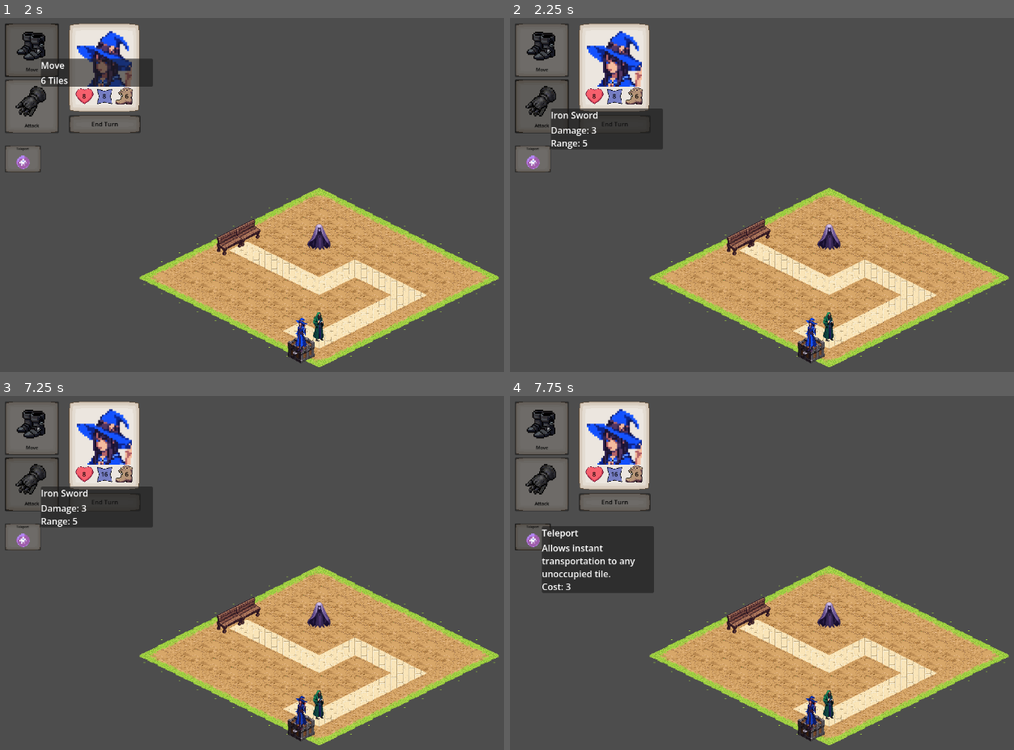
Above: before the commit, frames 1-4 (two rows, left to right).
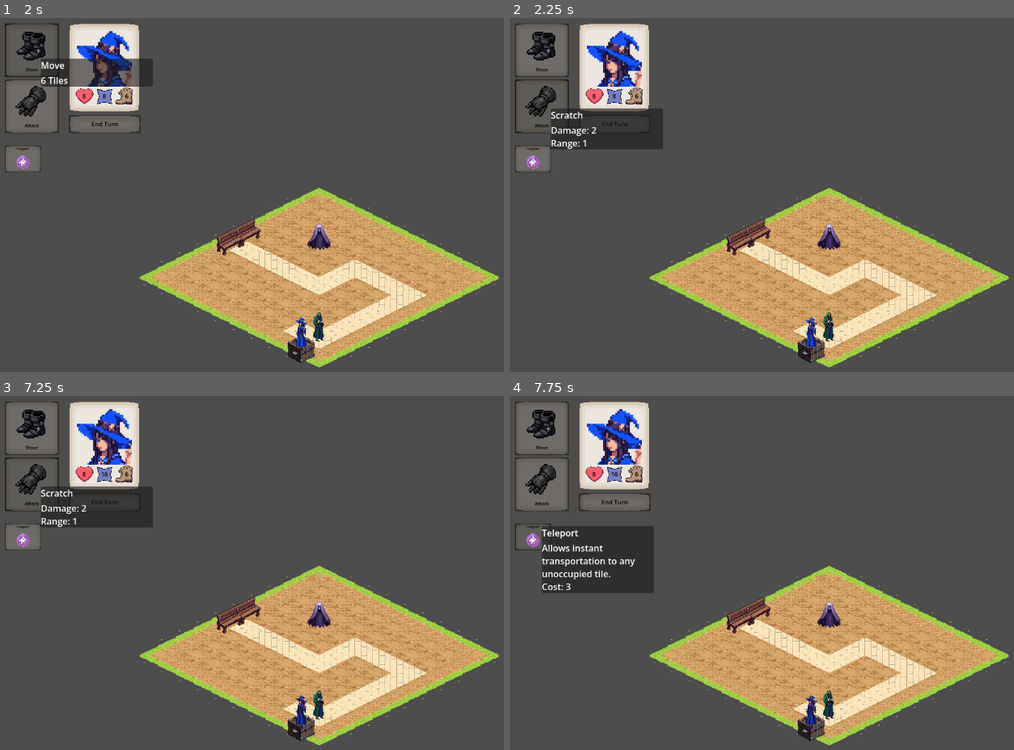
Above: after the commit, the same moments.

Repository: thesackofeyes/Spooks
Game: Godot game, scene res://Scenes/main.tscn
Same seed, same stepped clock (60 frames per second), same inputs: the game is played once before the commit and once after it.
Inputs:
- Up to frame 1 (2 s): click "End Turn" at 0.5 s; click "Move" at 1.25 s
- Up to frame 2 (2.25 s): click "Attack" at 2 s
- Up to frame 3 (7.25 s): click "Teleport" at 2.75 s; click "End Turn" at 3.5 s; click "End Turn" at 4.25 s; click "Teleport" at 5 s; click "Move" at 5.75 s; click "Attack" at 6.5 s
- Up to frame 4 (7.75 s): click "Teleport" at 7.25 s

Frame 1 is identical in both runs. In frame 2, 0.1% of the frame differs, in the area x 8-18%, y 26-37%; in frame 3, 0.1%; in frame 4, nothing differs.

Commit message:
Update base attacks to allow unique per unit - add framework for bonus damage and range based on to be determined criteria

Diff:
--- a/Abilities/iron_sword.tres
+++ b/Abilities/iron_sword.tres
@@ -1,11 +1,12 @@
-[gd_resource type="Resource" script_class="Ability" format=3]
+[gd_resource type="Resource" script_class="Ability" format=3 uid="uid://bq1sv05xju5lb"]
 
-[ext_resource type="Script" path="res://Scripts/ability.gd" id="1_ability"]
-[ext_resource type="Script" path="res://Scripts/Abilities/attack_effect.gd" id="2_effect"]
+[ext_resource type="Script" uid="uid://bp34lrn2n88r5" path="res://Scripts/ability.gd" id="1_ability"]
+[ext_resource type="Script" uid="uid://cw3mveorcw3iu" path="res://Scripts/Abilities/attack_effect.gd" id="2_effect"]
 
 [resource]
 script = ExtResource("1_ability")
 ability_script = ExtResource("2_effect")
 name = "Iron Sword"
 description = "A basic attack. Damage and range come from the unit's stats."
+damage = 4
 compatible_subclasses = Array[String](["All"])
--- /dev/null
+++ b/Abilities/scratch.tres
@@ -0,0 +1,12 @@
+[gd_resource type="Resource" script_class="Ability" format=3 uid="uid://cfmrpla4ig4aa"]
+
+[ext_resource type="Script" uid="uid://bp34lrn2n88r5" path="res://Scripts/ability.gd" id="1_ability"]
+[ext_resource type="Script" uid="uid://cw3mveorcw3iu" path="res://Scripts/Abilities/attack_effect.gd" id="2_effect"]
+
+[resource]
+script = ExtResource("1_ability")
+ability_script = ExtResource("2_effect")
+name = "Scratch"
+description = "A basic attack. Damage and range come from the unit's stats."
+damage = 2
+compatible_subclasses = Array[String](["All"])
--- a/Scripts/Abilities/attack_effect.gd
+++ b/Scripts/Abilities/attack_effect.gd
@@ -6,10 +6,10 @@
 	colour = DAMAGE_COLOUR
 
 func get_range() -> int:
-	return caster.data.base_attack_range
+	return ability.ability_range + caster.get_range_bonus()
 
 func get_damage() -> int:
-	return caster.data.base_attack_damage
+	return ability.damage + caster.get_damage_bonus()
 
 func get_tooltip_body() -> String:
 	return "Damage: " + str(get_damage()) + "\nRange: " + str(get_range())
--- a/Scripts/combat.gd
+++ b/Scripts/combat.gd
@@ -31,7 +31,6 @@
 	$MoveButton.button_group = action_button_group
 	$AttackButton.button_group = action_button_group
 	$MoveButton.ability = MOVE_ABILITY
-	$AttackButton.ability = ATTACK_ABILITY
 	abilities_container.button_group = action_button_group
 	abilities_container.ability_toggled.connect(_on_ability_toggled)
 
@@ -69,6 +68,8 @@
 	clear_selected_action()
 	$MoveButton.unit = current_unit
 	$AttackButton.unit = current_unit
+	# Units without their own attack fall back to the shared Iron Sword
+	$AttackButton.ability = current_unit.data.attack_ability if current_unit.data.attack_ability else ATTACK_ABILITY
 	abilities_container.update_abilities(current_unit)
 	refresh_ui()
 
--- a/Scripts/unit.gd
+++ b/Scripts/unit.gd
@@ -44,6 +44,14 @@
 	}
 	current_state = state_machine["Waiting"]
 	current_hp = data.base_hp
+
+# Stat-based bonuses added on top of an ability's base damage/range.
+# Placeholders until the stat scaling values are decided
+func get_damage_bonus() -> int:
+	return 0
+
+func get_range_bonus() -> int:
+	return 0
 
 func start_turn():
 	change_state("Idle")
--- a/Scripts/unit_data.gd
+++ b/Scripts/unit_data.gd
@@ -38,8 +38,7 @@
 @export var presence: int = 5
 
 # Combat
-@export var base_attack_range: int = 1
-@export var base_attack_damage: int = 3
+@export var attack_ability: Ability
 
 # Abilities
 @export var abilities: Array[Ability] = []
--- a/Units/Allies/witch.tres
+++ b/Units/Allies/witch.tres
@@ -2,6 +2,7 @@
 
 [ext_resource type="Script" uid="uid://bp34lrn2n88r5" path="res://Scripts/ability.gd" id="1_b8cdl"]
 [ext_resource type="Script" uid="uid://ckohomhh5krns" path="res://Scripts/unit_data.gd" id="2_s0v7f"]
+[ext_resource type="Resource" uid="uid://cfmrpla4ig4aa" path="res://Abilities/scratch.tres" id="3_kp33h"]
 [ext_resource type="Resource" uid="uid://b7s42xbh8d7y2" path="res://Abilities/teleport.tres" id="3_tlprt"]
 [ext_resource type="Texture2D" uid="uid://d0pqkicy086yj" path="res://Assets/Characters/witch.png" id="4_rgpwr"]
 
@@ -17,5 +18,6 @@
 speed = 6
 stamina = 8
 base_attack_range = 5
+attack_ability = ExtResource("3_kp33h")
 abilities = Array[ExtResource("1_b8cdl")]([ExtResource("3_tlprt")])
 metadata/_custom_type_script = "uid://ckohomhh5krns"
Not shown, changed: Todos.txt
